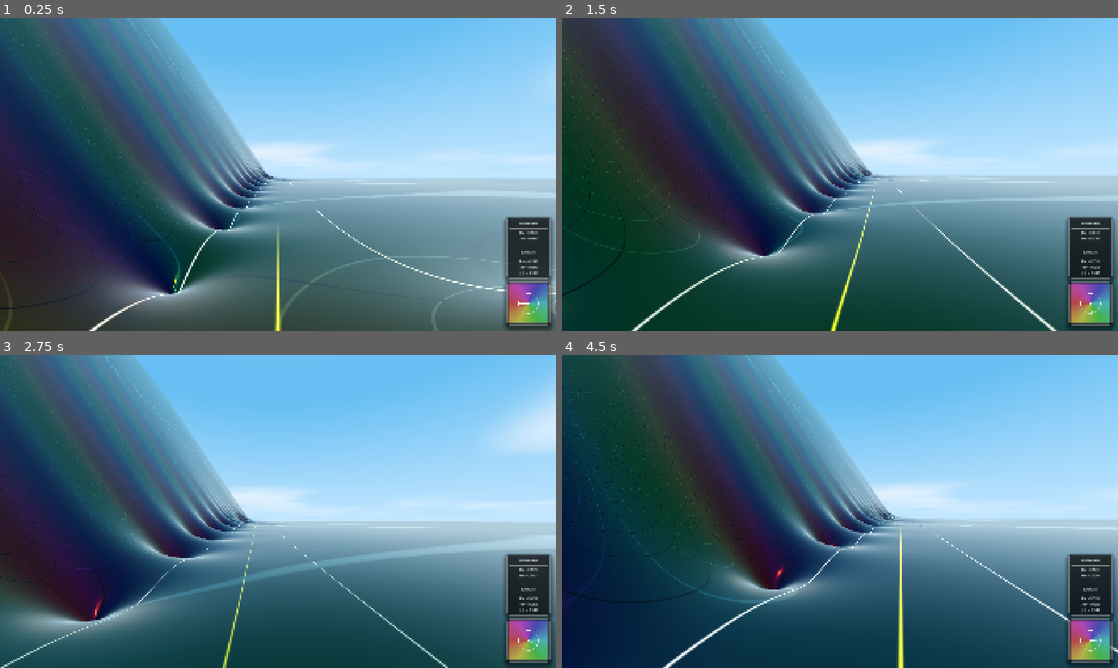
Above: before the commit, frames 1-4 (two rows, left to right).
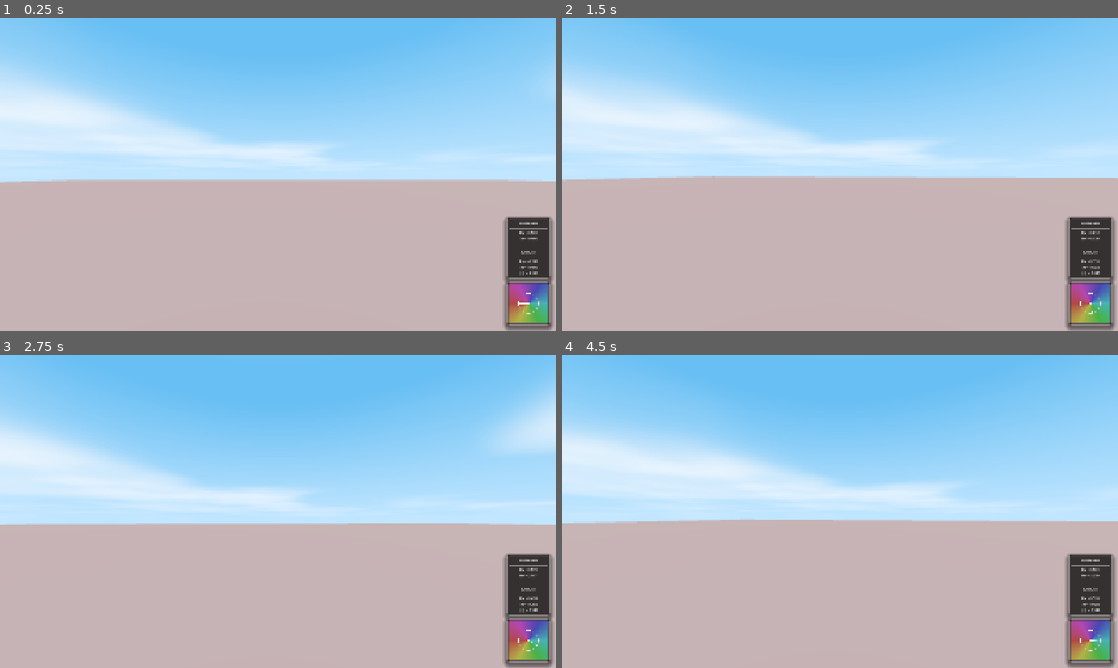
Above: after the commit, the same moments.

Repository: allanino/complex-functions-explorer
Game: Godot game, scene res://scenes/main.tscn
The game is run twice, just before and just after one commit, with the same random seed, the same clock (stepped at 60 frames per second) and the same inputs.
Inputs (mouse positions are in pixels of both pictures, inside the frame that each line leads up to):
- Up to frame 1 (0.25 s): no input
- Up to frame 2 (1.5 s): tap Enter at 0.5 s; move the mouse to (867, 174) at 0.52 s; hold W (move_forward) from 0.53 s (still down); tap G at 0.6 s; tap Space at 0.77 s; move the mouse to (812, 174) at 1.27 s; tap N at 1.35 s
- Up to frame 3 (2.75 s): keep holding W (move_forward); tap Space at 1.52 s; move the mouse to (289, 505) at 2.02 s; tap C at 2.1 s
- Up to frame 4 (4.5 s): keep holding W (move_forward); move the mouse to (834, 517) at 2.77 s; tap Shift at 2.85 s; tap Space at 3.02, 3.77 s; move the mouse to (878, 514) at 3.52 s; hold Ctrl 3.53-4.28 s; move the mouse to (795, 508) at 4.27 s; tap G at 4.35 s

The runs differ from the first frame. In frame 1, 66% of the frame differs, in the area x 0-100%, y 0-100%; in frame 2, 71%; in frame 3, 63%; in frame 4, 72%.

Commit message:
Add Lanczos approximation for Gamma function
- Implemented Lanczos approximation (g=7, n=9) for Gamma function in both GDScript and shaders.
- Extended domain to entire complex plane using the reflection formula for Re(z) < 0.5.
- Added analytical derivatives for Gamma in the shader for precise terrain shading.
- Integrated "Gamma" into the HUD function selection menu.
- Updated all function index mappings across the codebase to ensure consistency.

Co-authored-by: allanino <5325241+allanino@users.noreply.github.com>

Diff:
--- a/scripts/field.gd
+++ b/scripts/field.gd
@@ -9,7 +9,7 @@
 static var golden_hour: bool = false
 static var day_night_cycle: bool = false
 static var shadows_enabled: bool = false
-static var function_type: int = 0 # 0: Zeta, 1: Dedekind Eta, 2: Sin, 3: Cos, 4: Tan, 5: Exp, 6: Log, 7: Rational
+static var function_type: int = 0 # 0: Zeta, 1: Gamma, 2: Dedekind Eta, 3: Sin, 4: Cos, 5: Tan, 6: Exp, 7: Log, 8: Rational
 static var view_distance: int = 7
 static var height_type: int = 0 # 0: Log, 1: Abs
 static var height_a: float = 3.0
@@ -103,6 +103,44 @@
 
 	return complex_div(eta, denom)
 
+const LANCZOS_P = [
+	0.99999999999980993,
+	676.5203681218851,
+	-1259.1392167224028,
+	771.32342877765313,
+	-176.61502916214059,
+	12.507343278686905,
+	-0.13857109526572012,
+	9.9843695780195716e-6,
+	1.5056327351493116e-7
+]
+const SQRT_2PI = 2.5066282746310005
+
+static func complex_pow(z: Vector2, w: Vector2) -> Vector2:
+	var lz = complex_log(z.x, z.y)
+	var res_log = complex_mul(w, lz)
+	return complex_exp(res_log.x, res_log.y)
+
+static func lanczos_gamma(z_orig: Vector2) -> Vector2:
+	var z = z_orig - Vector2(1.0, 0.0)
+	var x = Vector2(LANCZOS_P[0], 0.0)
+	for i in range(1, 9):
+		x += complex_div(Vector2(LANCZOS_P[i], 0.0), z + Vector2(float(i), 0.0))
+
+	var tmp = z + Vector2(7.5, 0.0)
+	var p = complex_pow(tmp, z + Vector2(0.5, 0.0))
+	var etmp = complex_exp(-tmp.x, -tmp.y)
+
+	return SQRT_2PI * complex_mul(complex_mul(p, etmp), x)
+
+static func complex_gamma(sigma: float, t: float) -> Vector2:
+	if sigma < 0.5:
+		var z = Vector2(sigma, t)
+		var sin_pi_z = complex_sin(PI * sigma, PI * t)
+		var g1z = lanczos_gamma(Vector2(1.0 - sigma, -t))
+		return complex_div(Vector2(PI, 0.0), complex_mul(sin_pi_z, g1z))
+	return lanczos_gamma(Vector2(sigma, t))
+
 static func dedekind_eta(sigma: float, t: float) -> Vector2:
 	# eta(tau) = exp(pi * i * tau / 12) * product_{n=1}^inf (1 - exp(2 * pi * i * n * tau))
 	# Let tau = sigma + i*t
@@ -180,18 +218,20 @@
 	if function_type == 0:
 		return zeta(sigma, t)
 	elif function_type == 1:
+		return complex_gamma(sigma, t)
+	elif function_type == 2:
 		return dedekind_eta(sigma, t)
-	elif function_type == 2:
+	elif function_type == 3:
 		return complex_sin(sigma, t)
-	elif function_type == 3:
+	elif function_type == 4:
 		return complex_cos(sigma, t)
-	elif function_type == 4:
+	elif function_type == 5:
 		return complex_tan(sigma, t)
-	elif function_type == 5:
+	elif function_type == 6:
 		return complex_exp(sigma, t)
-	elif function_type == 6:
+	elif function_type == 7:
 		return complex_log(sigma, t)
-	elif function_type == 7:
+	elif function_type == 8:
 		return get_rational(sigma, t)
 
 	return Vector2.ZERO
--- a/scripts/hud.gd
+++ b/scripts/hud.gd
@@ -76,6 +76,7 @@
 
 	func_button.clear()
 	func_button.add_item("Zeta")
+	func_button.add_item("Gamma")
 	func_button.add_item("Dedekind Eta")
 	func_button.add_item("Sin")
 	func_button.add_item("Cos")
@@ -170,11 +171,11 @@
 			Field.view_distance = _initial_view_distance
 
 func _on_func_selected(index):
-	if index == 1 and Field.function_type != 1:
+	if index == 2 and Field.function_type != 2:
 		iter_input.text = "10"
 
-	rational_container.visible = (index == 7)
-	iter_container.visible = (index == 0 or index == 1)
+	rational_container.visible = (index == 8)
+	iter_container.visible = (index == 0 or index == 2)
 	critical_checkbox.visible = (index == 0)
 	hud_zeros_checkbox.visible = (index == 0)
 	auto_walk_checkbox.visible = (index == 0)
@@ -268,7 +269,7 @@
 
 	apply_aa()
 
-	if Field.function_type == 7:
+	if Field.function_type == 8:
 		var expr = rational_input.text.replace(" ", "")
 		if "/" in expr:
 			var parts = expr.split("/")
Not shown, changed: shaders/field.gdshaderinc
